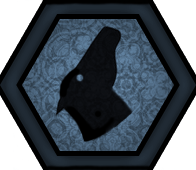
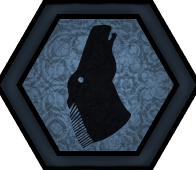
Layer changes from the first 196 × 170 image to the second:
hid "Layer 20" (10th of 10, in "1 health") over [59,66,117,143]
hid "Layer 19" (10th of 10, in "1 health") over [55,25,134,141]
added layer "Vector Smart Object" (multiply) in group "1 health" over [67,25,131,148]
